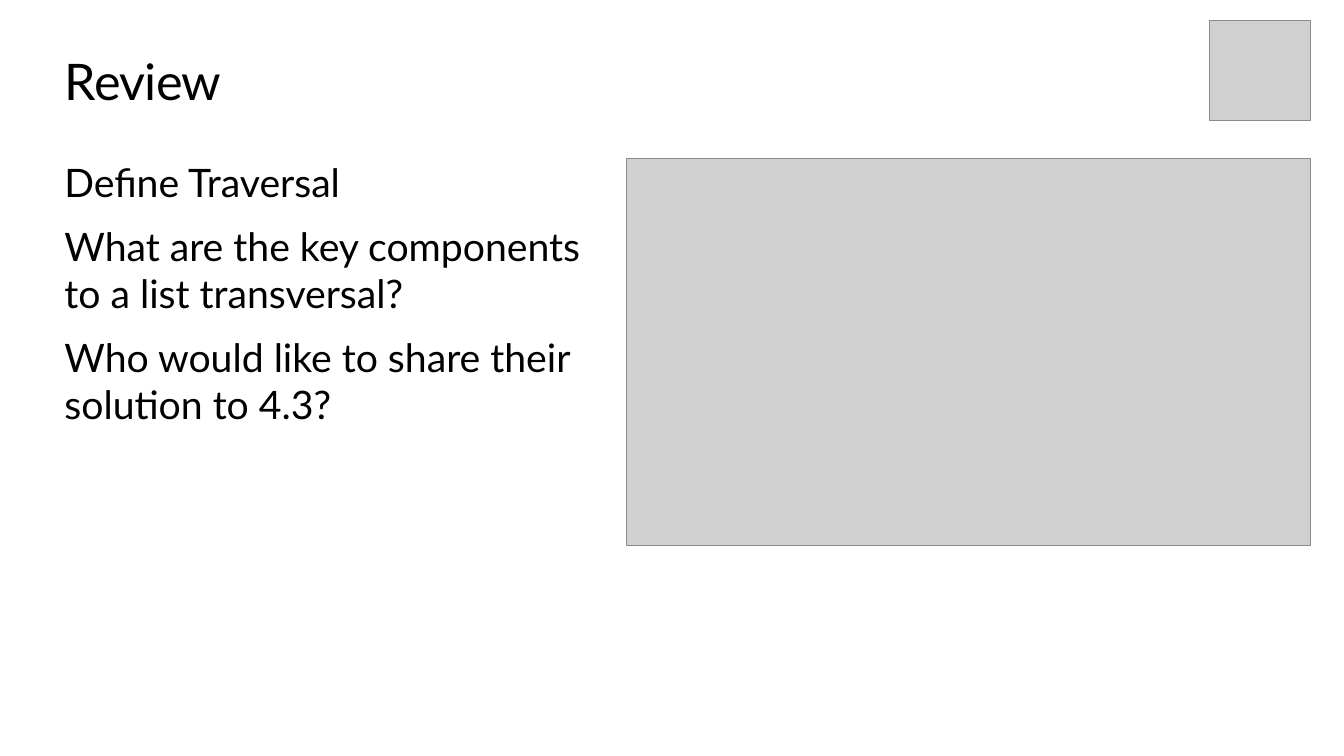
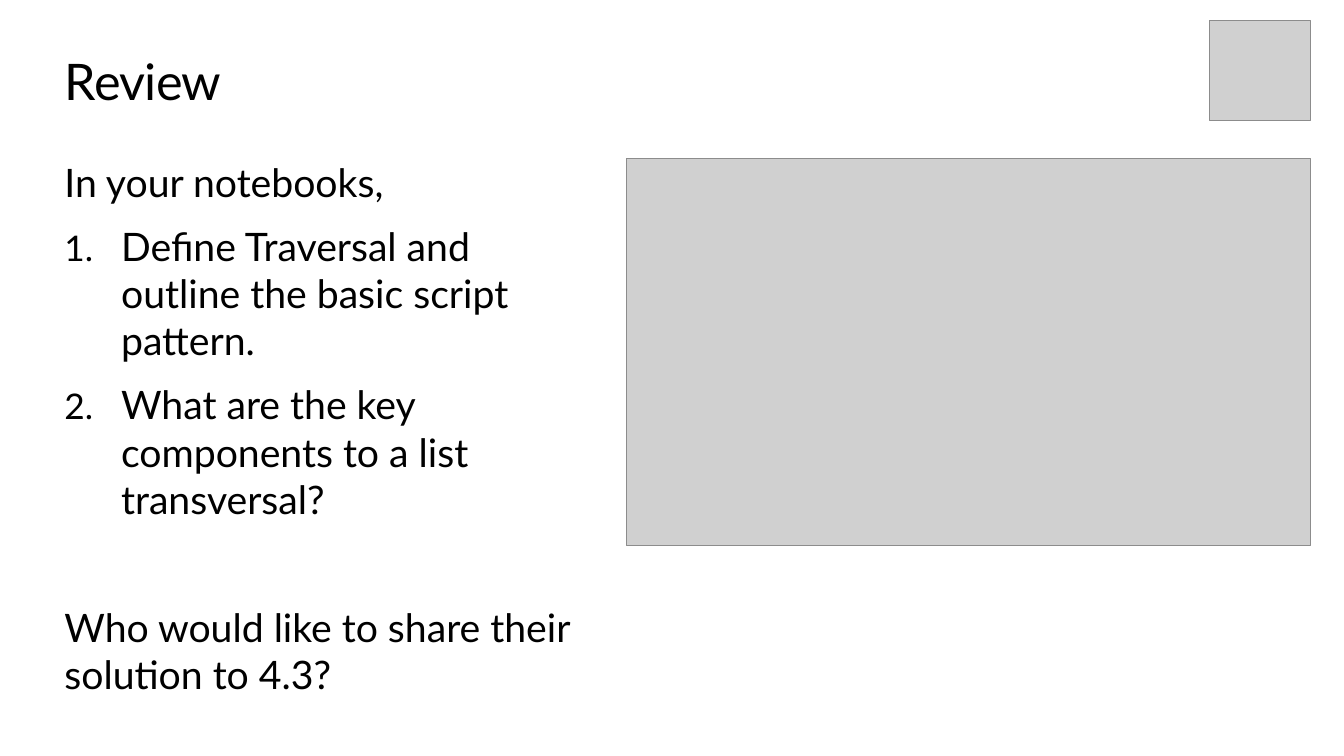
Before and after one commit to TEALSK12/introduction-to-computer-science, a slide deck: slide 5 of docs/slidedecks/TEALS SNAP 4.4.pptx. Drawn at 1344x756 pixels with LibreOffice and Linux fonts; fonts in the diff are those of the drawing; grey boxes stand for pictures; background and template pictures are left out. Boxes give left, top, right and bottom in pixels: in the first picture for what was removed or moved away, otherwise in the second. Text is boxed around its words. In the diff, an @@ line names an element or a change of style, - is before the commit and + after.

```diff
--- a/docs/slidedecks/TEALS SNAP 4.4.pptx
+++ b/docs/slidedecks/TEALS SNAP 4.4.pptx
@@ text at (64,168,508,362): text changed @@
-Define Traversal
+In your notebooks,
+1. Define Traversal and outline the basic script pattern.
@@ text at (121,390,469,515): bullet none to 1. @@
```
Also in this commit, not shown: 4 other slides changed, 1 slide removed, 25 other files.
